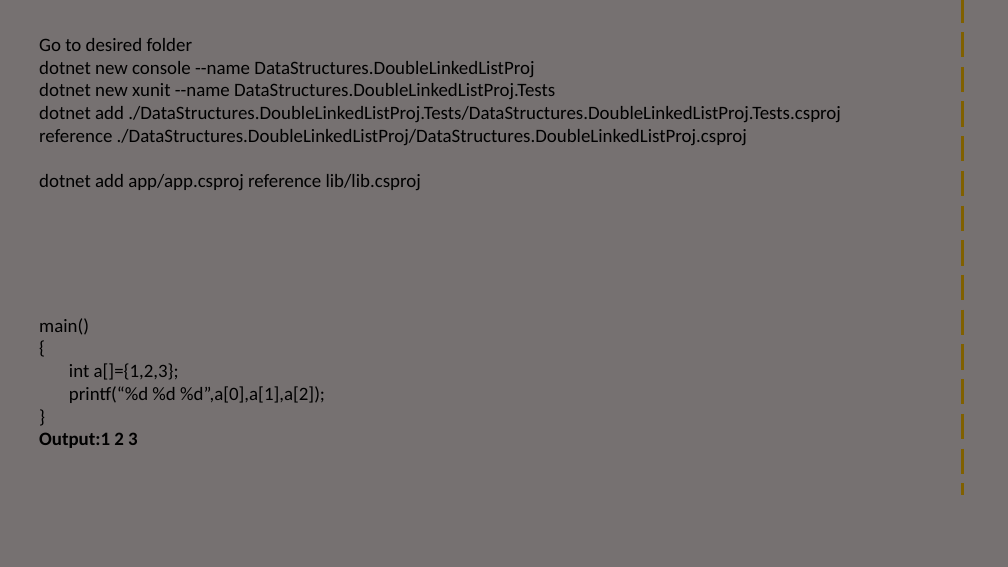
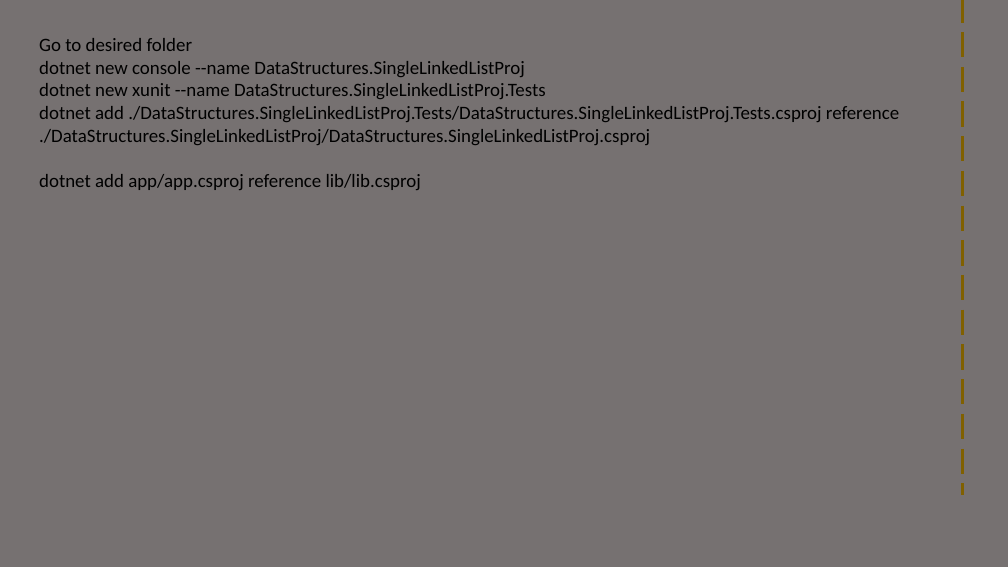
Before and after one commit to visweswarpenti/Trainings, a slide deck: slide 15 of Data Structures using C#/data-structures-using-.net-core-csharp/Linked List/Double Linked List/Double Linked List.pptx (slide 2 before the commit). Drawn at 1008x567 pixels with LibreOffice and Linux fonts; fonts in the diff are those of the drawing; background and template pictures are left out. Boxes give left, top, right and bottom in pixels: in the first picture for what was removed or moved away, otherwise in the second. Text is boxed around its words. In the diff, an @@ line names an element or a change of style, - is before the commit and + after.

Commit message:
double linked list changes : VP

```diff
--- a/Data Structures using C#/data-structures-using-.net-core-csharp/Linked List/Double Linked List/Double Linked List.pptx
+++ b/Data Structures using C#/data-structures-using-.net-core-csharp/Linked List/Double Linked List/Double Linked List.pptx
@@ text at [39,61,899,145]: text changed @@
-dotnet new console --name DataStructures.DoubleLinkedListProj
-dotnet new xunit --name DataStructures.DoubleLinkedListProj.Tests
-dotnet add ./DataStructures.DoubleLinkedListProj.Tests/DataStructures.DoubleLinkedListProj.Tests.csproj reference ./DataStructures.DoubleLinkedListProj/DataStructures.DoubleLinkedListProj.csproj
+dotnet new console --name DataStructures.SingleLinkedListProj
+dotnet new xunit --name DataStructures.SingleLinkedListProj.Tests
+dotnet add ./DataStructures.SingleLinkedListProj.Tests/DataStructures.SingleLinkedListProj.Tests.csproj reference ./DataStructures.SingleLinkedListProj/DataStructures.SingleLinkedListProj.csproj
@@ text removed at [39,318,325,448] @@
-main()
-{
-int a[]={1,2,3};
-printf(“%d %d %d”,a[0],a[1],a[2]);
-}
-Output:1 2 3
```
Also in this commit, not shown: 14 slides added, 1 slide removed, 9 other files.
